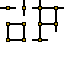
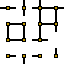
Two versions of the same layered image (64x64). Layer-by-layer changes:
added layer "Layer 12" above "Layer 11" over [54, 48, 58, 58]
added layer "Layer 11" above "Layer 10" over [32, 54, 42, 58]
added layer "Layer 10" above "Layer 9" over [22, 54, 26, 64]
added layer "Layer 9" above "Layer 8" over [6, 54, 16, 58]
